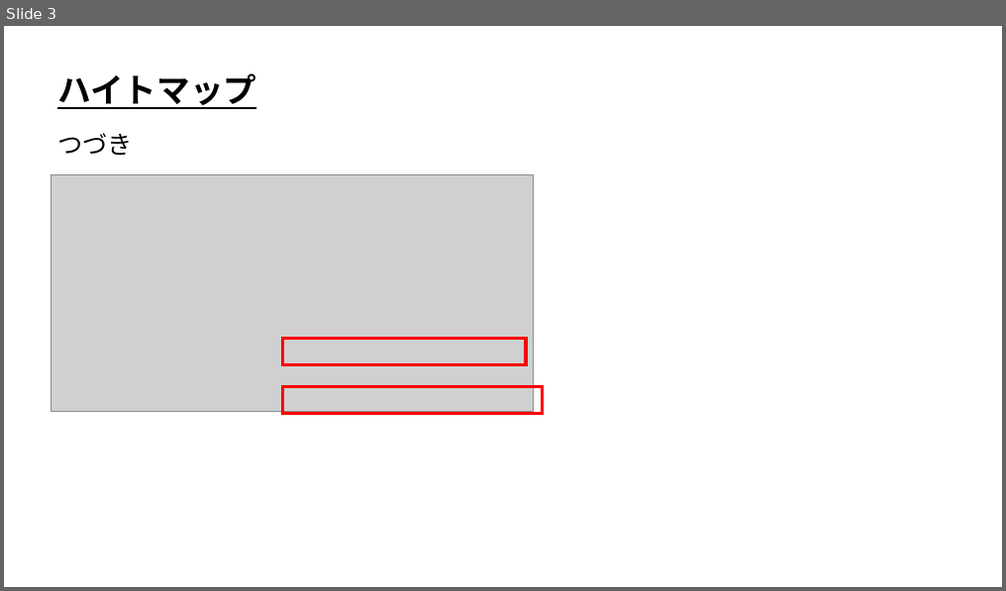
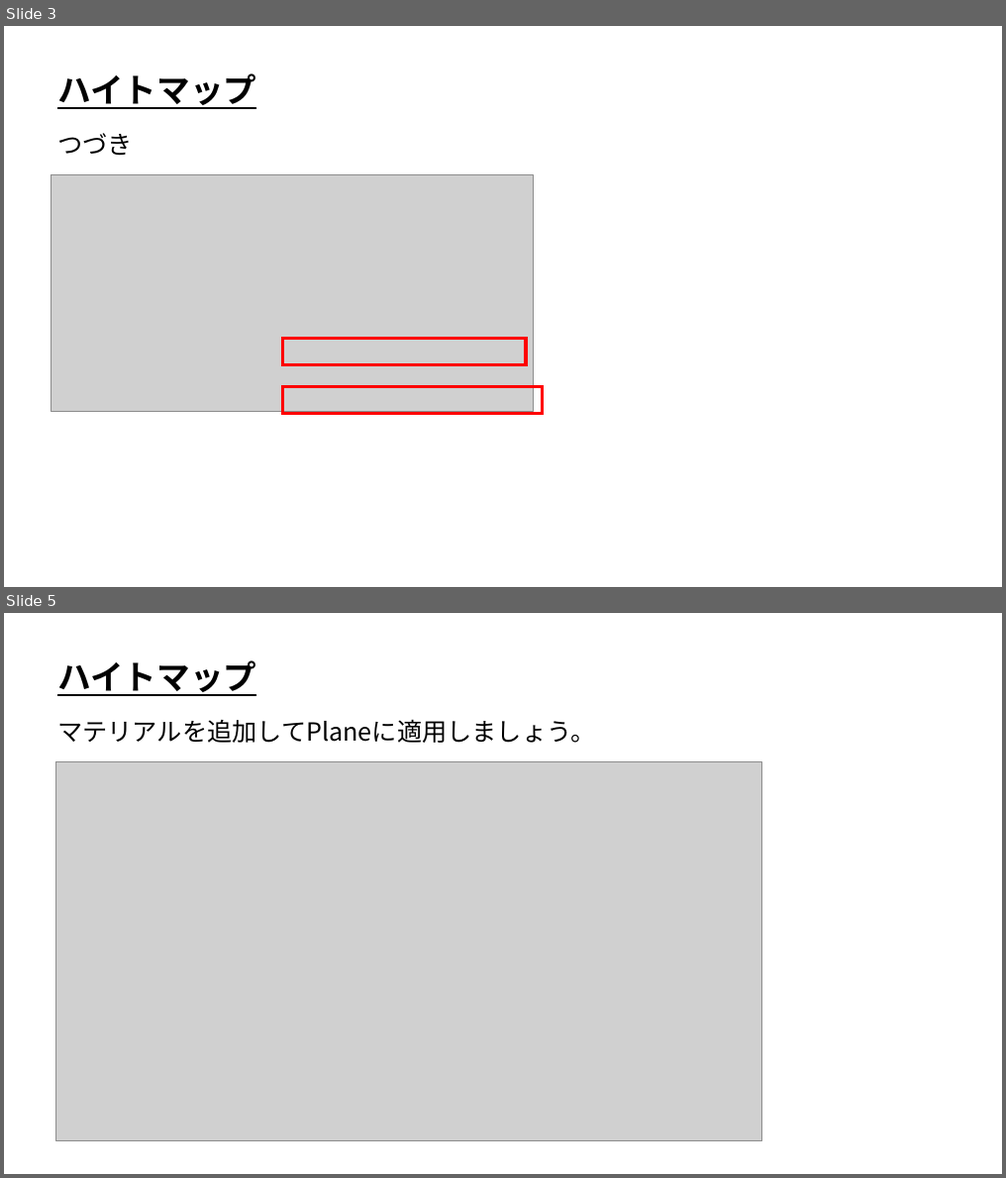
Before and after one commit to ArakiYusuke-Ohara/Textbook, a slide deck: ゲーム科2年/01_後期/ゲームプログラミング応用Ⅰ/04_ハイトマップ.pptx. Shown one above the other, each under a label of ours: slide 3 before the commit, slides 3 and 5 after it; the slides between them are not shown. The pictures are 1006x591 and 1006x1178 pixels, drawn with LibreOffice and Linux fonts; fonts in the diff are those of the drawing; grey boxes stand for pictures. Boxes give left, top, right and bottom in pixels: in the first picture for what was removed or moved away, otherwise in the second. Text is boxed around its words. In the diff, an @@ line names an element or a change of style, - is before the commit and + after.

```diff
--- a/ゲーム科2年/01_後期/ゲームプログラミング応用Ⅰ/04_ハイトマップ.pptx
+++ b/ゲーム科2年/01_後期/ゲームプログラミング応用Ⅰ/04_ハイトマップ.pptx
@@ slide 5 added at (x1=4, y1=613, x2=1002, y2=1174), background #FFFFFF @@
@@ text added at (x1=57, y1=661, x2=256, y2=696), 32 pt, text #000000, bold, underline @@
+ハイトマップ
@@ text added at (x1=57, y1=719, x2=595, y2=743), 24 pt, text #000000 @@
+マテリアルを追加してPlaneに適用しましょう。
@@ picture added at (x1=55, y1=761, x2=761, y2=1142) @@
```
Also in this commit, not shown: 5 other slides added, 2 other files.
